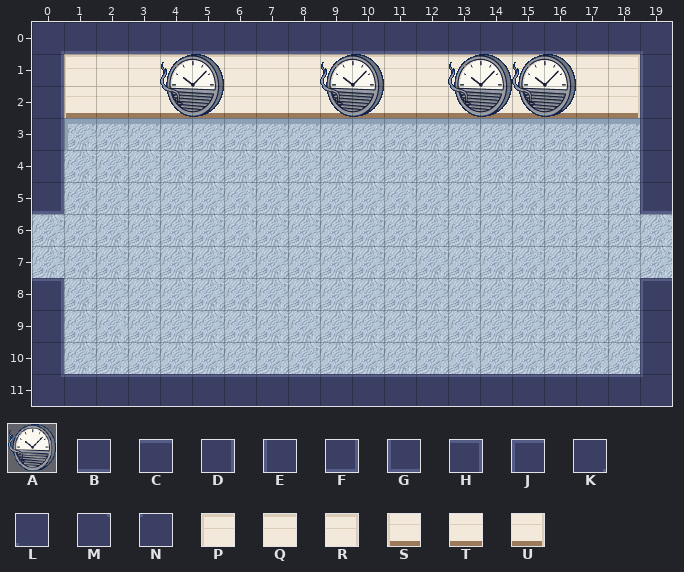
Two states of a Tiled map (JSON), public/assets/maps/brain/open-office.tmj. The first picture shows the starting point.
Cells are 32x32 px. Shown: x 0..19, y 0..11.
Key: from "props-brain": A 0 "prop-clock-vent"; from "tiles-brain-struct": B 8, C 9, D 10, E 11, F 12, G 13, H 14, J 15, K 16, L 17, M 18, N 19, P 32, Q 33, R 34, S 36, T 37, U 38.
_ is an empty cell.
Objects are placed by their top-left corner, in cells (3,4 is the top-left corner of cell 3,4); size is 1x1 cell unless given.
Layers that did not change in this view are not listed.
Layer "walls" before, first column x 0:
 0 KBBBBBBBBBBBBBBBBBBL
 1 DPQQQQQQQQQQQQQQQQRE
 2 DSTTTTTTTTTTTTTTTTUE
 3 D__________________E
 4 D__________________E
 5 F__________________G
 6 ____________________
 7 ____________________
 8 H__________________J
 9 D__________________E
10 D__________________E
11 MCCCCCCCCCCCCCCCCCCN
Objects on layer "props" before:
A "clock-vent" at 4,1 size 2x2
A "clock-vent" at 9,1 size 2x2
Objects on layer "variant:sleep_debt_2/props" before:
A "clock-vent" at 13,1 size 2x2
A "clock-vent" at 15,1 size 2x2
New version:
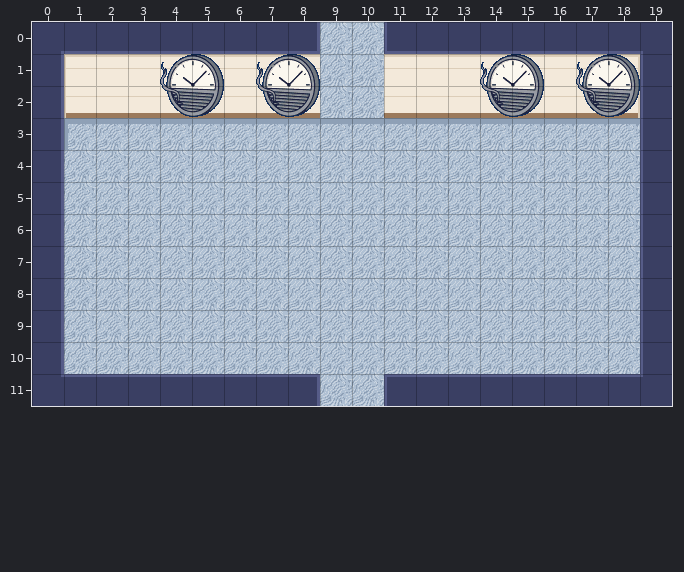
Diff:
Layer "walls":
y 0: x 8..11 BBBB -> F__G
y 1: x 9..10 QQ -> __
y 2: x 9..10 TT -> __
y 5: x 0 F -> D; x 19 G -> E
y 6..7: x 0 _ -> D; x 19 _ -> E
y 8: x 0 H -> D; x 19 J -> E
y 11: x 8..11 CCCC -> H__J
Layer "props":
changed: A "clock-vent" at 9,1 size 2x2 -> A "clock-vent" at 14,1 size 2x2
Layer "variant:sleep_debt_2/props":
changed: A "clock-vent" at 13,1 size 2x2 -> A "clock-vent" at 7,1 size 2x2
changed: A "clock-vent" at 15,1 size 2x2 -> A "clock-vent" at 17,1 size 2x2
